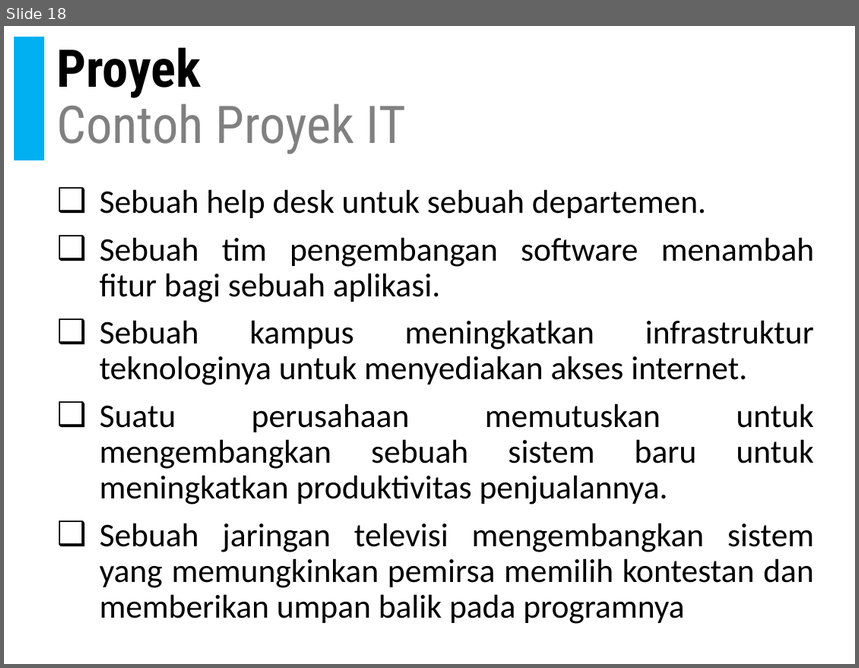
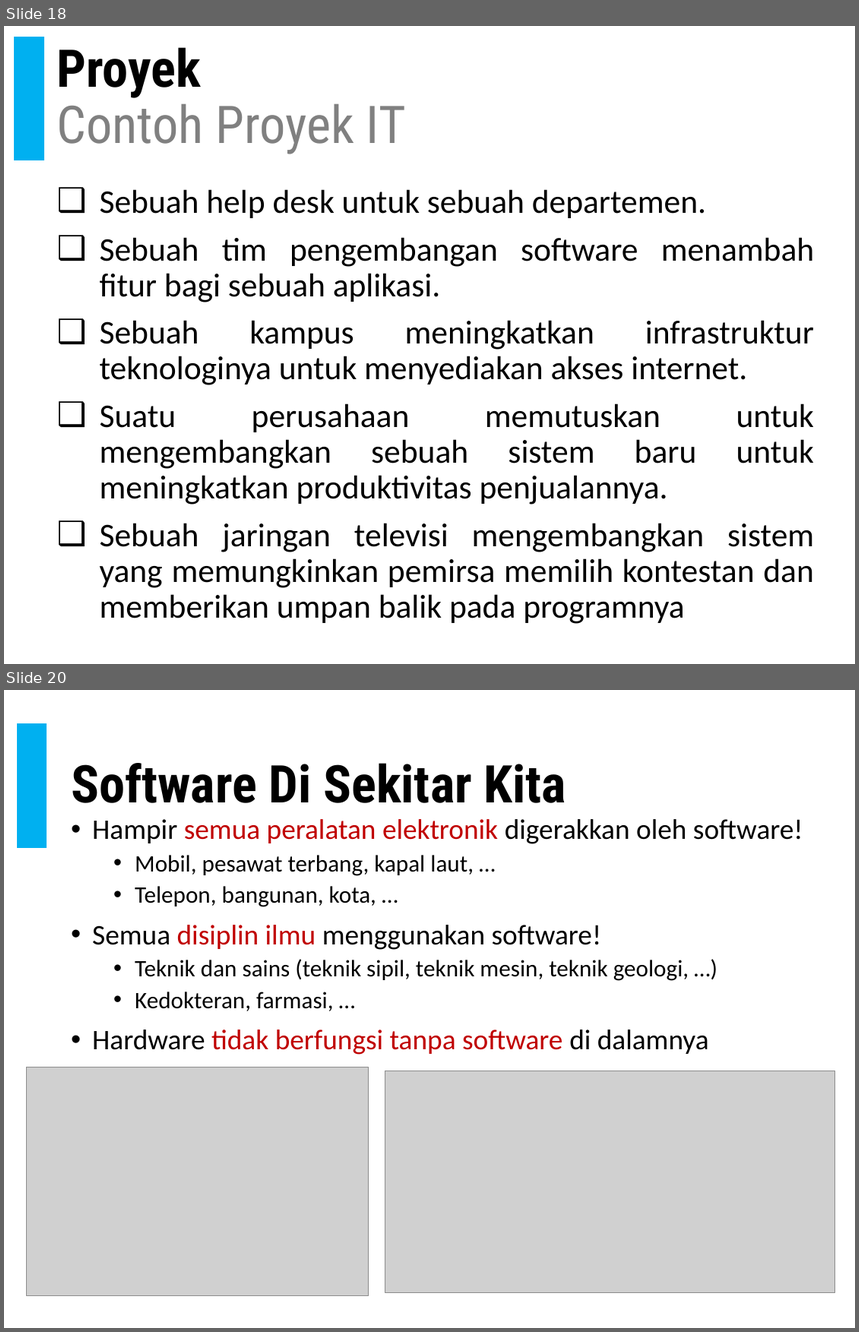
Before and after one commit to doniaft/Proyek-Perangkat-Lunak, a slide deck: 1. Bahan Ajar/01. PPL - Pendahuluan.pptx. Shown one above the other, each under a label of ours: slide 18 before the commit, slides 18 and 20 after it; the slides between them are not shown. The pictures are 859x668 and 859x1332 pixels, drawn with LibreOffice and Linux fonts; fonts in the diff are those of the drawing; grey boxes stand for pictures. Boxes give left, top, right and bottom in pixels: in the first picture for what was removed or moved away, otherwise in the second. Text is boxed around its words. In the diff, an @@ line names an element or a change of style, - is before the commit and + after.

```diff
--- a/1. Bahan Ajar/01. PPL - Pendahuluan.pptx
+++ b/1. Bahan Ajar/01. PPL - Pendahuluan.pptx
@@ slide 20 added at [4,690,855,1328], background #FFFFFF @@
@@ rectangle added at [18,724,47,847], fill #00B0F0, outline #00B0F0 1 pt @@
@@ title added at [71,763,566,803], 44 pt, text #000000, bold @@
+Software Di Sekitar Kita
@@ text added at [92,819,804,1055], 24 pt, text #000000 @@
+• Hampir semua peralatan elektronik digerakkan oleh software!
+  • Mobil, pesawat terbang, kapal laut, …
+  • Telepon, bangunan, kota, …
+• Semua disiplin ilmu menggunakan software!
+  • Teknik dan sains (teknik sipil, teknik mesin, teknik geologi, …)
+  • Kedokteran, farmasi, …
+• Hardware tidak berfungsi tanpa software di dalamnya
@@ picture added at [26,1068,368,1297] @@
@@ picture added at [386,1072,835,1293] @@
```
Also in this commit, not shown: 3 slides changed, 21 other slides added, 2 other files.
